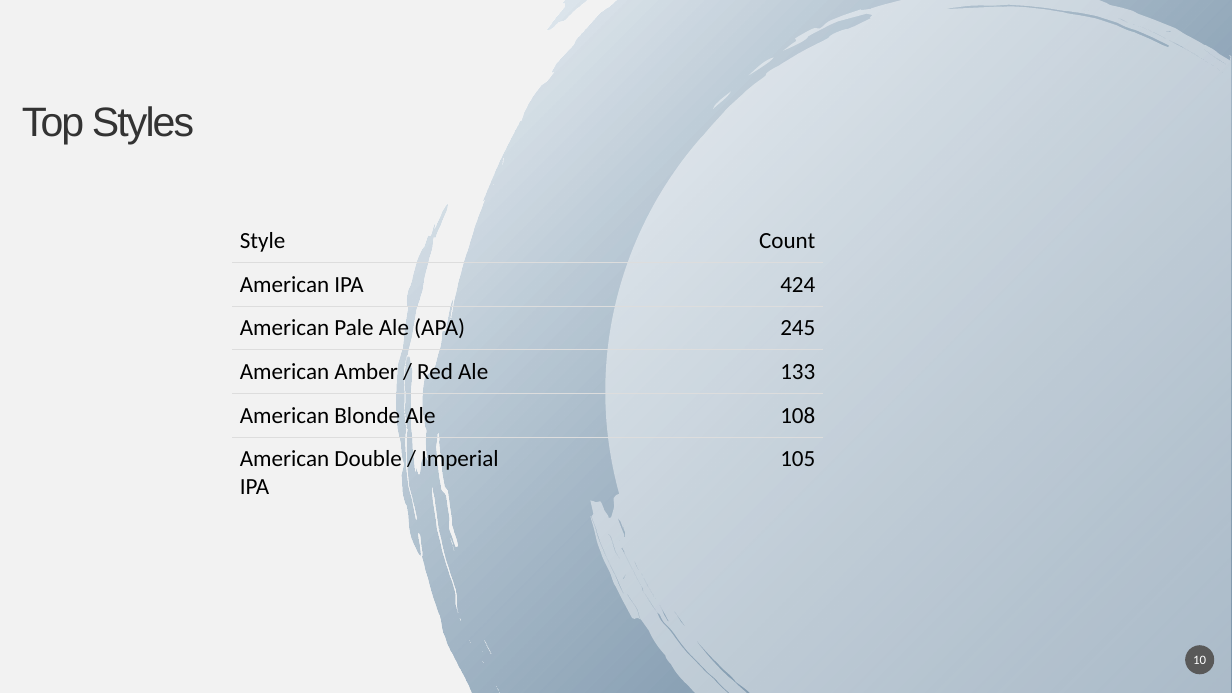
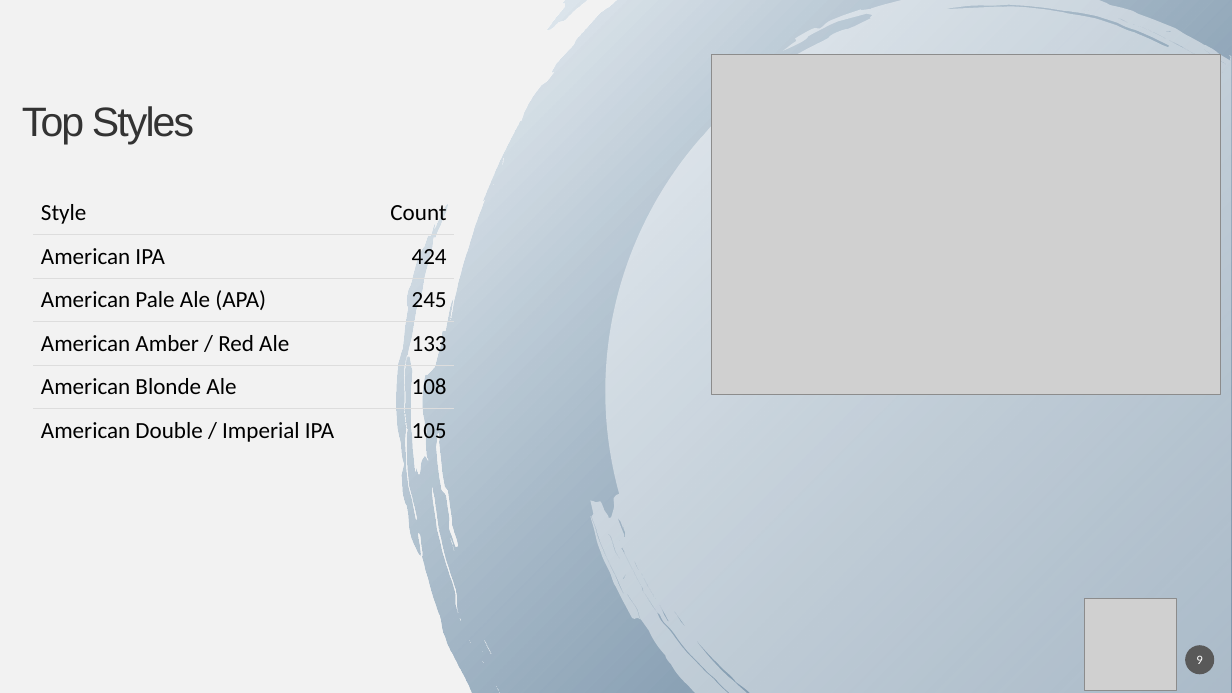
Before and after one commit to RudranilMitra/BeersAndBreweries, a slide deck: slide 9 of 2019 Brew Forward Project.pptx (slide 10 before the commit). Drawn at 1232x693 pixels with LibreOffice and Linux fonts; fonts in the diff are those of the drawing; grey boxes stand for pictures; background and template pictures are left out. Boxes give left, top, right and bottom in pixels: in the first picture for what was removed or moved away, otherwise in the second. Text is boxed around its words. In the diff, an @@ line names an element or a change of style, - is before the commit and + after.

```diff
--- a/2019 Brew Forward Project.pptx
+++ b/2019 Brew Forward Project.pptx
@@ picture added at (x1=712, y1=55, x2=1221, y2=394) @@
@@ table resized from (x1=232, y1=219, x2=823, y2=506) to (x1=33, y1=190, x2=455, y2=449) @@
@@ picture added at (x1=1085, y1=599, x2=1177, y2=690) @@
@@ page number at (x1=1196, y1=655, x2=1202, y2=664): text changed @@
-10
+9
```
Also in this commit, not shown: 10 other slides changed, 1 slide added, 2 slides removed, 10 other files.
